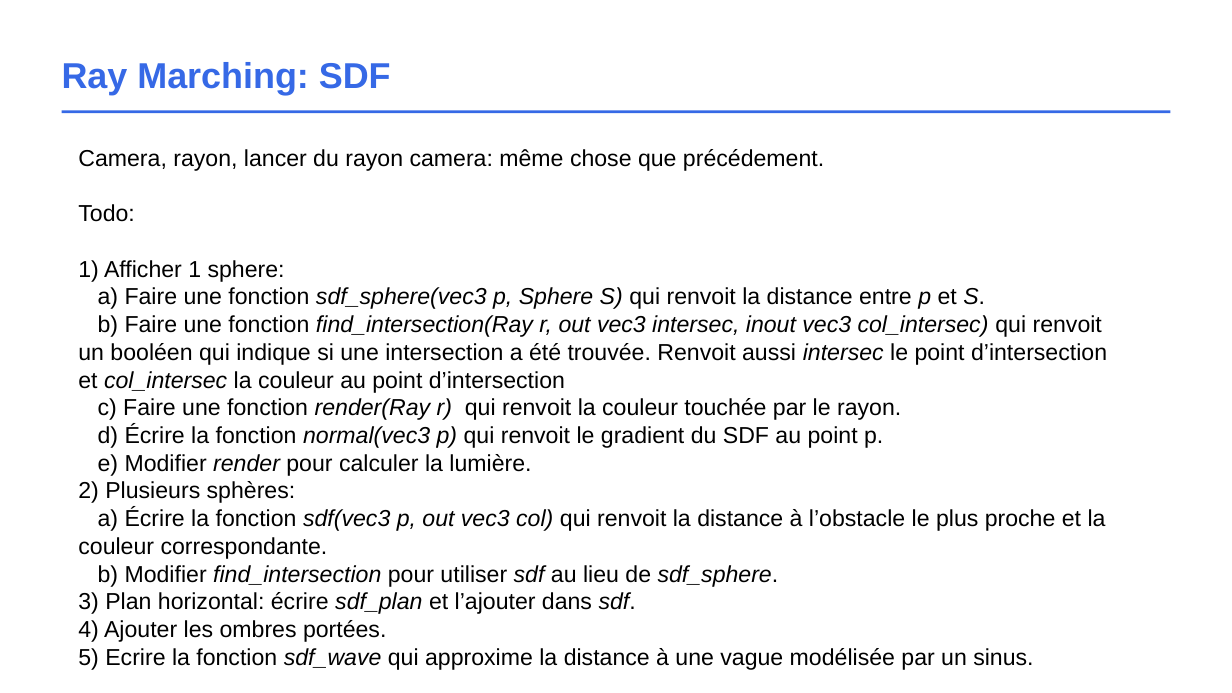
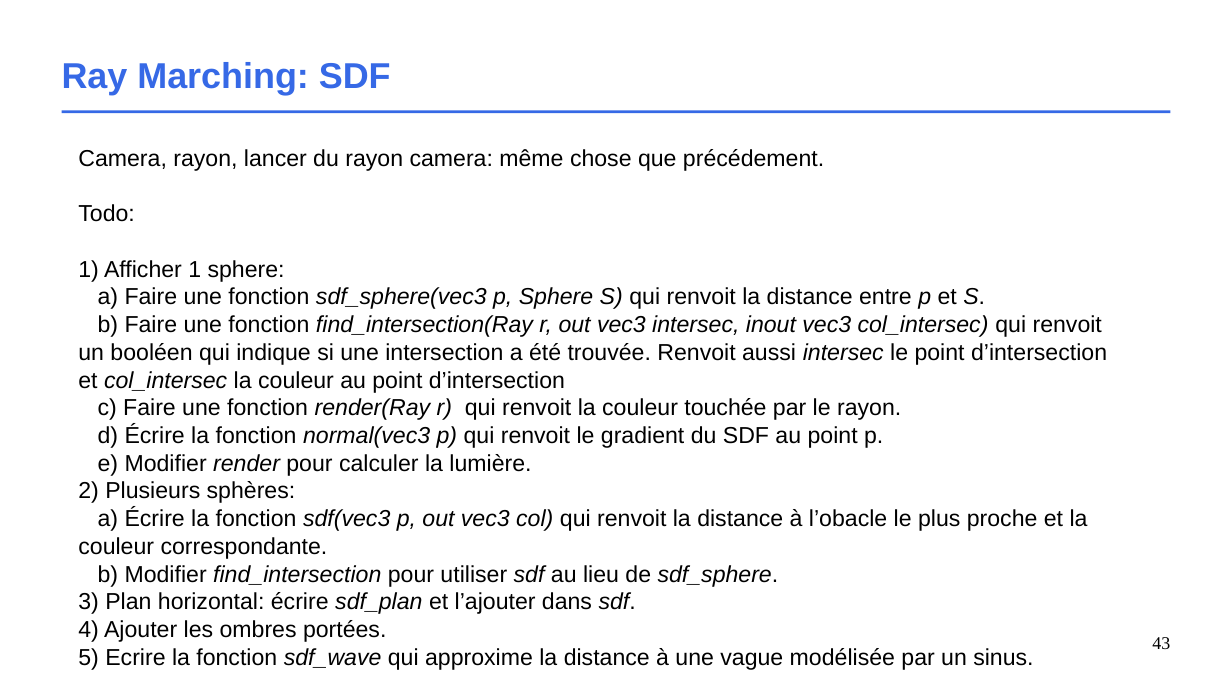
Before and after one commit to schreckc/schreckc.github.io, a slide deck: slide 43 of cours/graphics_ray_marching.odp (slide 40 before the commit). Drawn at 1232x693 pixels with LibreOffice and Linux fonts; fonts in the diff are those of the drawing. Boxes give left, top, right and bottom in pixels: in the first picture for what was removed or moved away, otherwise in the second. Text is boxed around its words. In the diff, an @@ line names an element or a change of style, - is before the commit and + after.

Commit message:
change pres ray marching

```diff
--- a/cours/graphics_ray_marching.odp
+++ b/cours/graphics_ray_marching.odp
@@ text at <box>78,508,1088,559</box>: text changed @@
-a) Écrire la fonction sdf(vec3 p, out vec3 col) qui renvoit la distance à l’obstacle le plus proche et la couleur correspondante.
+a) Écrire la fonction sdf(vec3 p, out vec3 col) qui renvoit la distance à l’obacle le plus proche et la couleur correspondante.
@@ page number added at <box>1152,637,1170,649</box>, 14 pt, text #000000 @@
+43
```
Also in this commit, not shown: 38 other slides changed, 3 slides added.
